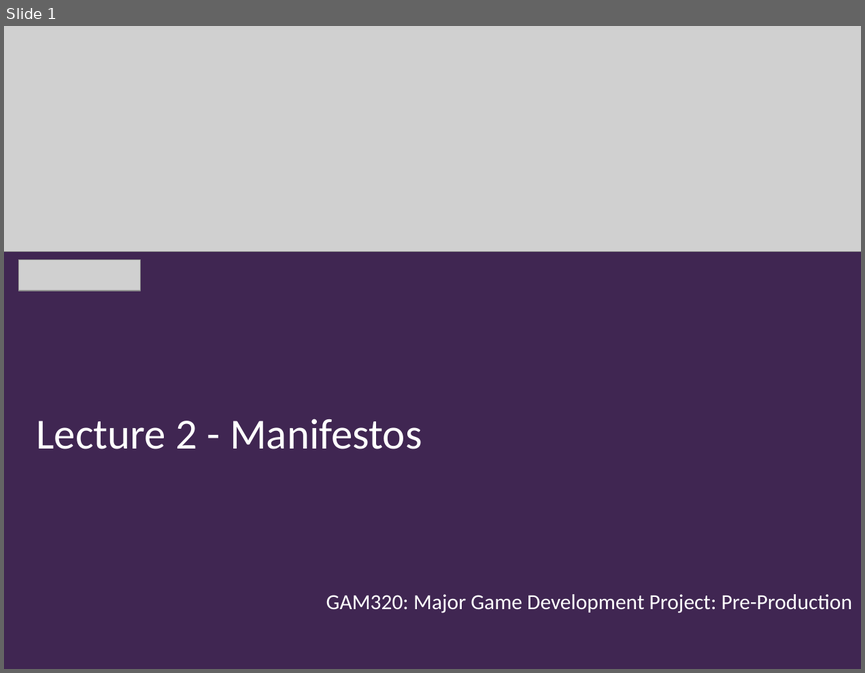
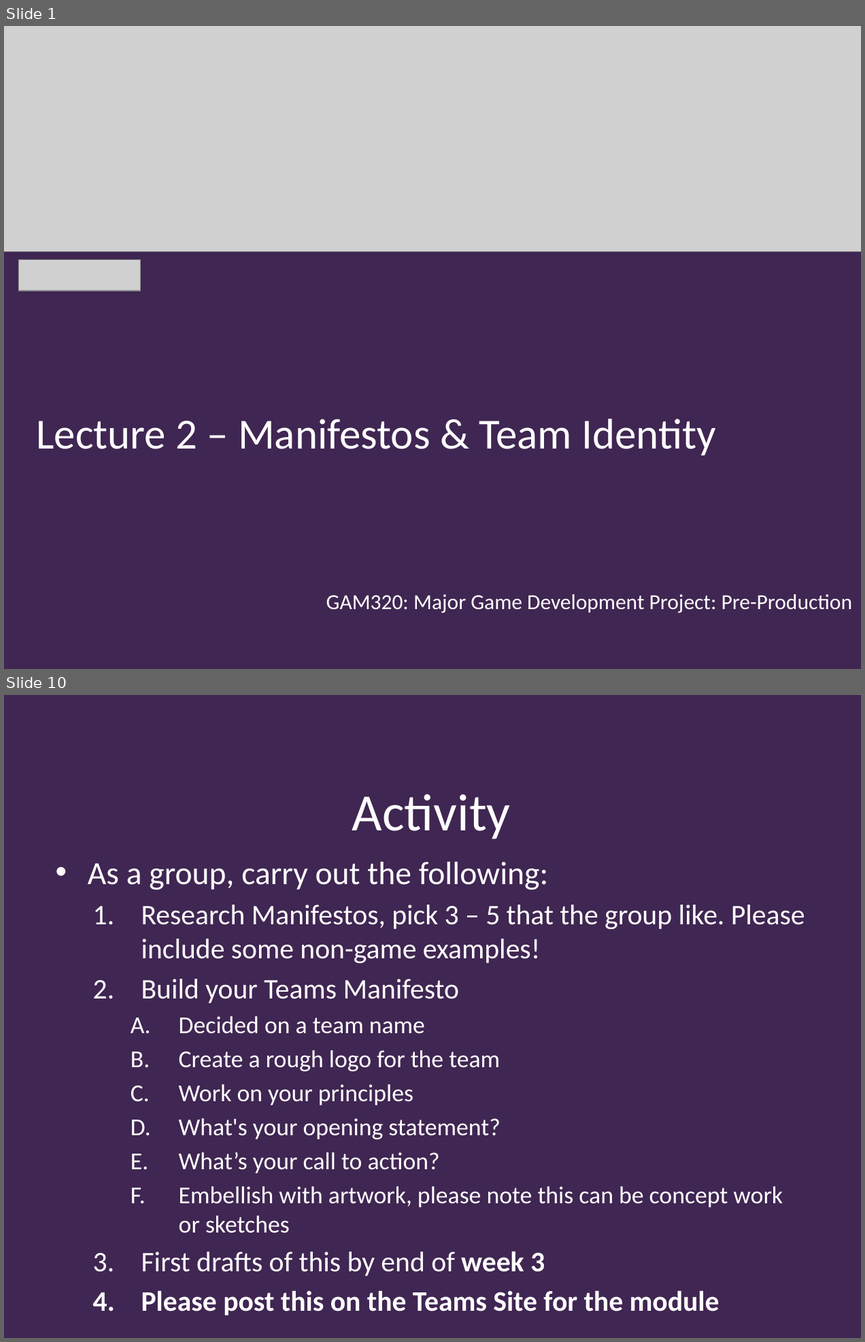
Before and after one commit to Falmouth-Games-Academy/ba-course-materials, a slide deck: GAM320/02/20-21-GAM320-02-Manifesto.pptx. Shown one above the other, each under a label of ours: slide 1 before the commit, slides 1 and 10 after it; the slides between them are not shown. The pictures are 865x673 and 865x1342 pixels, drawn with LibreOffice and Linux fonts; fonts in the diff are those of the drawing; grey boxes stand for pictures; background and template pictures are left out. Boxes give left, top, right and bottom in pixels: in the first picture for what was removed or moved away, otherwise in the second. Text is boxed around its words. In the diff, an @@ line names an element or a change of style, - is before the commit and + after.

Commit message:
Game Manifesto uploaded

```diff
--- a/GAM320/02/20-21-GAM320-02-Manifesto.pptx
+++ b/GAM320/02/20-21-GAM320-02-Manifesto.pptx
@@ slide 10 added at (x1=4, y1=695, x2=861, y2=1338), background #402652 @@
@@ title added at (x1=352, y1=794, x2=511, y2=839), 44 pt, text #FFFFFF @@
+Activity
@@ text added at (x1=88, y1=862, x2=805, y2=1315), 20.4 pt, text #FFFFFF @@
+• As a group, carry out the following:
+  1. Research Manifestos, pick 3 – 5 that the group like. Please include some non-game examples!
+  2. Build your Teams Manifesto
+    A. Decided on a team name
+    B. Create a rough logo for the team
+    C. Work on your principles
+    D. What's your opening statement?
+    E. What’s your call to action?
+    F. Embellish with artwork, please note this can be concept work or sketches
+  3. First drafts of this by end of week 3
+  4. Please post this on the Teams Site for the module
@@ slide 1 changed as well @@
@@ title at (x1=36, y1=418, x2=715, y2=455): text changed @@
-Lecture 2 - Manifestos
+Lecture 2 – Manifestos & Team Identity
```
Also in this commit, not shown: 2 other slides changed, 8 other slides added.
